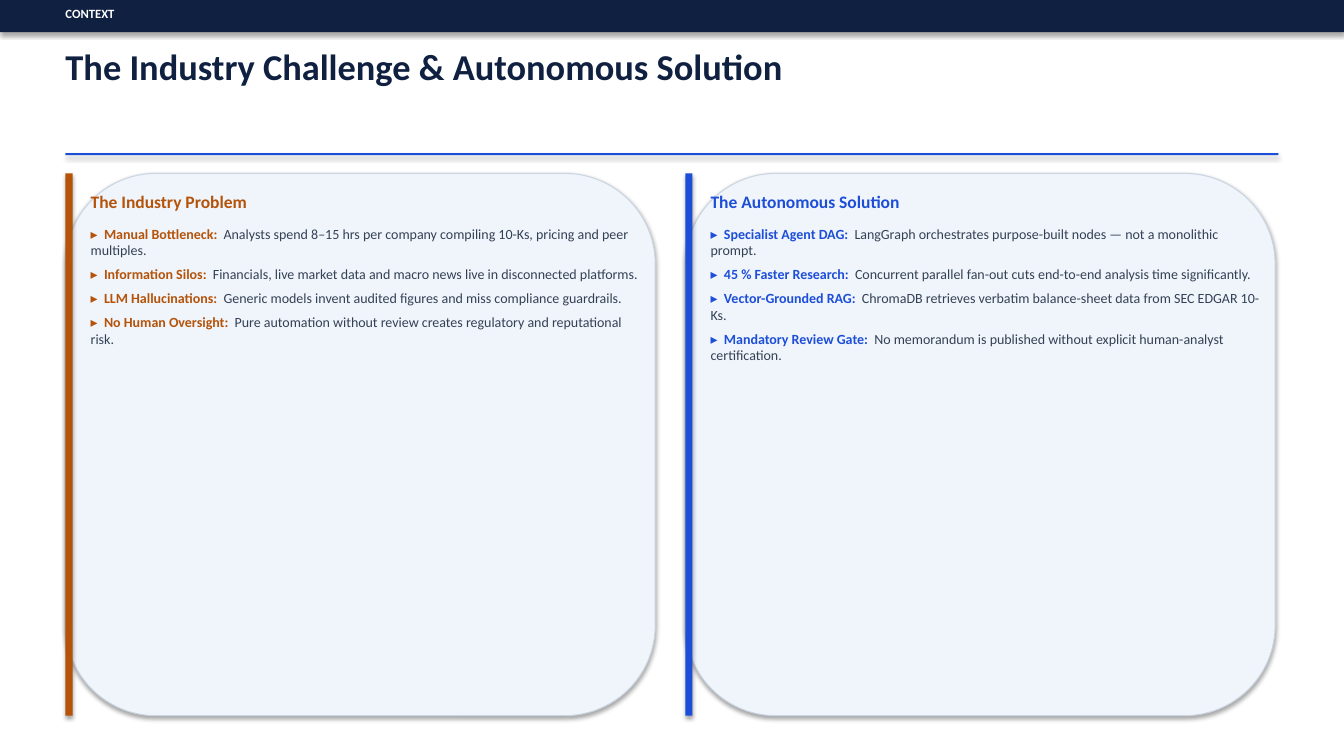
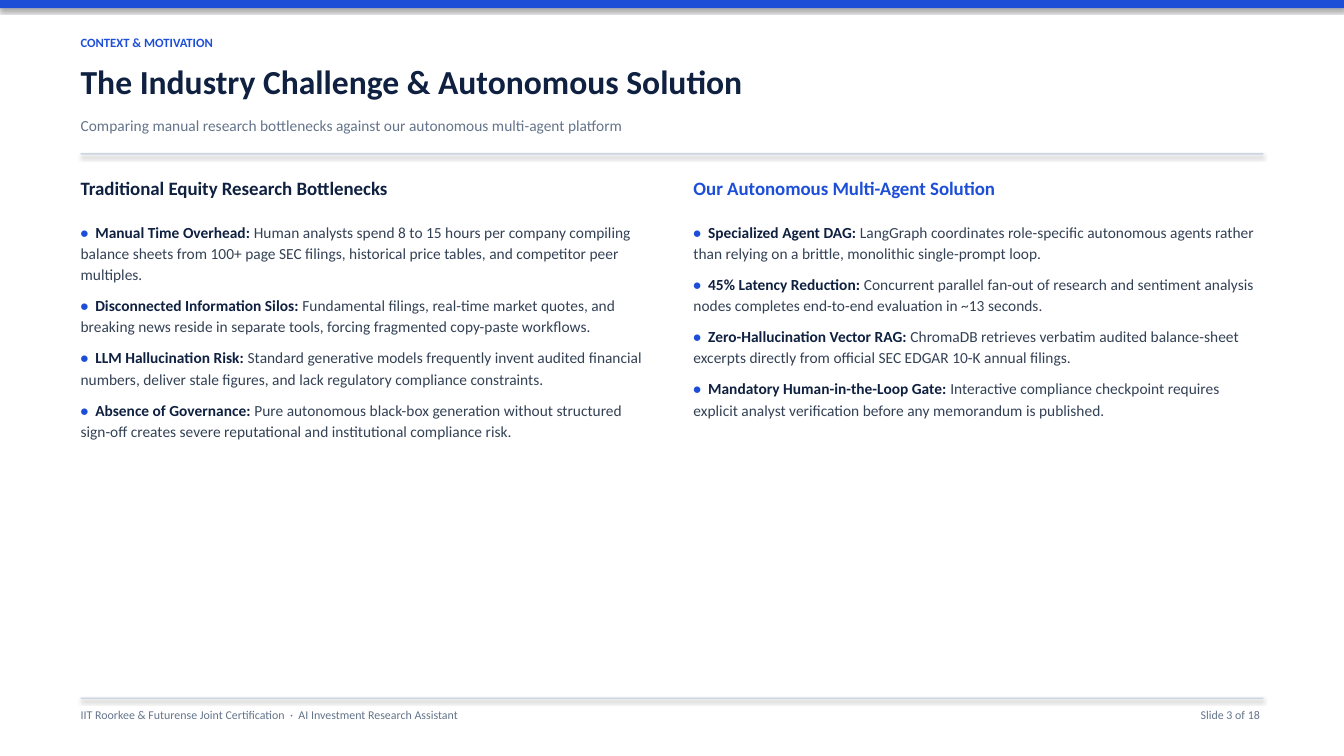
Before and after one commit to SagarTrimukhe/ai-investment-research-assistant, a slide deck: slide 3 of CAPSTONE_PROJECT_PRESENTATION.pptx. Drawn at 1344x756 pixels with LibreOffice and Linux fonts; fonts in the diff are those of the drawing. Boxes give left, top, right and bottom in pixels: in the first picture for what was removed or moved away, otherwise in the second. Text is boxed around its words. In the diff, an @@ line names an element or a change of style, - is before the commit and + after.

Commit message:
design: streamline presentation to clean, simple bullet format with executive styling

```diff
--- a/CAPSTONE_PROJECT_PRESENTATION.pptx
+++ b/CAPSTONE_PROJECT_PRESENTATION.pptx
@@ rectangle: place and size @@
-rectangle at [0, 0, 1344, 32]
+rectangle at [0, 0, 1344, 8]
@@ rectangle at [0, 0, 1344, 8]: fill #0F2040 to #1D4ED8 @@
@@ text at [81, 38, 213, 47]: text changed; text colour #FFFFFF to #1D4ED8 @@
-CONTEXT
+CONTEXT & MOTIVATION
@@ text "The Industry Challenge & Autonomous ...": place and size @@
-text "The Industry Challenge & Autonomous ..." at [65, 54, 783, 86]
+text "The Industry Challenge & Autonomous ..." at [81, 70, 742, 100]
@@ text "The Industry Challenge & Autonomous ..." at [81, 70, 742, 100]: size 26 to 24 pt @@
@@ text added at [81, 120, 622, 134], 11 pt, text #64748B @@
+Comparing manual research bottlenecks against our autonomous multi-agent platform
@@ rounded rectangle removed at [66, 173, 655, 716] @@
@@ rectangle removed at [66, 173, 73, 716] @@
@@ rectangle: place and size @@
-rectangle at [66, 153, 1278, 155]
+rectangle at [81, 153, 1263, 154]
@@ rectangle at [81, 153, 1263, 154]: fill #1D4ED8 to #CBD5E1 @@
@@ rounded rectangle removed at [686, 173, 1275, 716] @@
@@ rectangle removed at [686, 173, 693, 716] @@
@@ text at [81, 181, 642, 440]: text changed; size 10 to 11 pt @@
-The Industry Problem
-▸ Manual Bottleneck: Analysts spend 8–15 hrs per company compiling 10-Ks, pricing and peer multiples.
-▸ Information Silos: Financials, live market data and macro news live in disconnected platforms.
-▸ LLM Hallucinations: Generic models invent audited figures and miss compliance guardrails.
-▸ No Human Oversight: Pure automation without review creates regulatory and reputational risk.
+Traditional Equity Research Bottlenecks
+• Manual Time Overhead: Human analysts spend 8 to 15 hours per company compiling balance sheets from 100+ page SEC filings, historical price tables, and competitor peer multiples.
+• Disconnected Information Silos: Fundamental filings, real-time market quotes, and breaking news reside in separate tools, forcing fragmented copy-paste workflows.
+• LLM Hallucination Risk: Standard generative models frequently invent audited financial numbers, deliver stale figures, and lack regulatory compliance constraints.
+• Absence of Governance: Pure autonomous black-box generation without structured sign-off creates severe reputational and institutional compliance risk.
@@ text at [693, 181, 1254, 419]: text changed; size 10 to 11 pt @@
-The Autonomous Solution
-▸ Specialist Agent DAG: LangGraph orchestrates purpose-built nodes — not a monolithic prompt.
-▸ 45 % Faster Research: Concurrent parallel fan-out cuts end-to-end analysis time significantly.
-▸ Vector-Grounded RAG: ChromaDB retrieves verbatim balance-sheet data from SEC EDGAR 10-Ks.
-▸ Mandatory Review Gate: No memorandum is published without explicit human-analyst certification.
+Our Autonomous Multi-Agent Solution
+• Specialized Agent DAG: LangGraph coordinates role-specific autonomous agents rather than relying on a brittle, monolithic single-prompt loop.
+• 45% Latency Reduction: Concurrent parallel fan-out of research and sentiment analysis nodes completes end-to-end evaluation in ~13 seconds.
+• Zero-Hallucination Vector RAG: ChromaDB retrieves verbatim audited balance-sheet excerpts directly from official SEC EDGAR 10-K annual filings.
+• Mandatory Human-in-the-Loop Gate: Interactive compliance checkpoint requires explicit analyst verification before any memorandum is published.
@@ rectangle added at [81, 698, 1263, 699], fill #CBD5E1 @@
@@ text added at [81, 711, 458, 719], 8.5 pt, text #64748B @@
+IIT Roorkee & Futurense Joint Certification · AI Investment Research Assistant
@@ text added at [1201, 711, 1260, 719], 8.5 pt, text #64748B @@
+Slide 3 of 18
```
Also in this commit, not shown: 15 other slides changed, 2 slides added, 2 slides removed.
